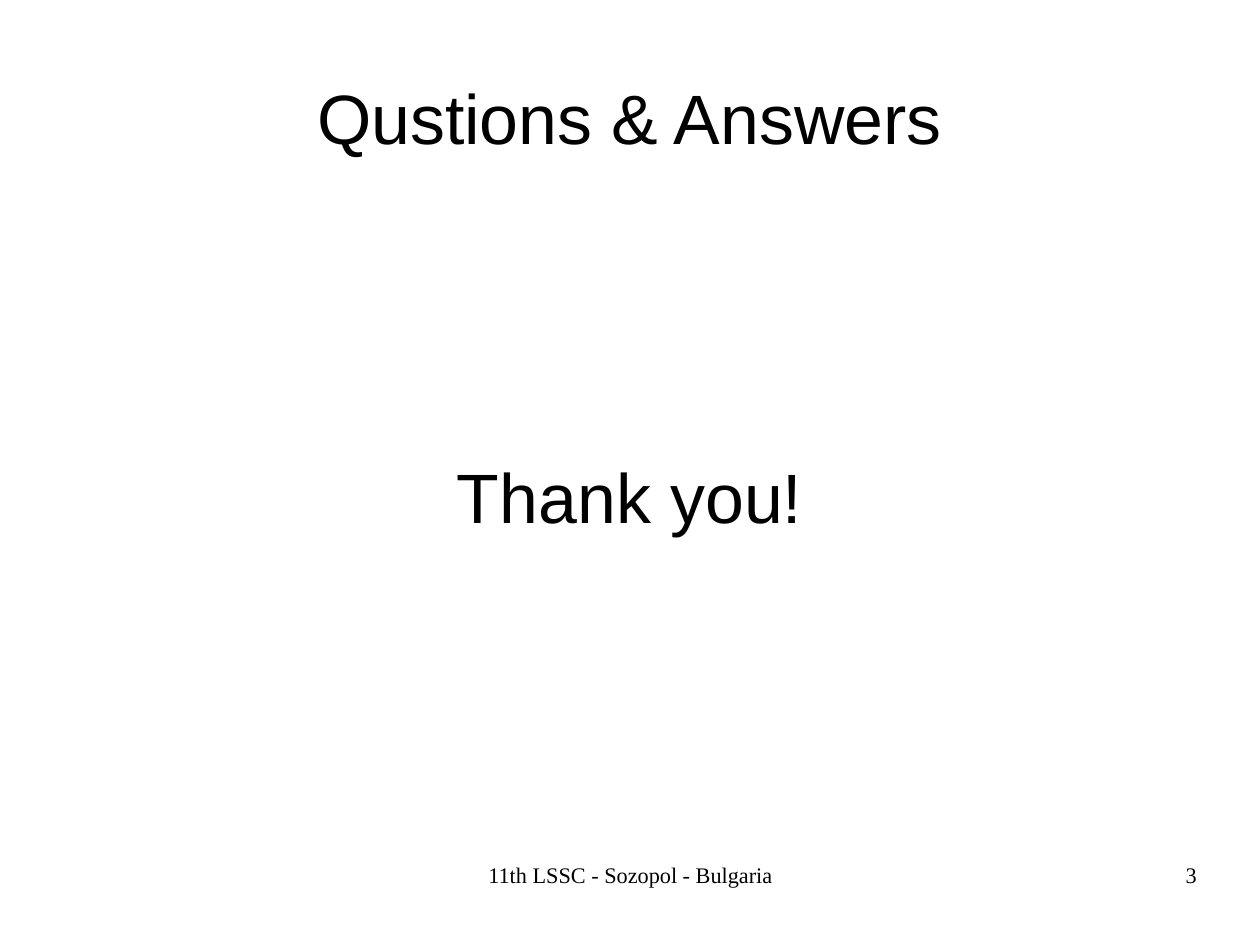
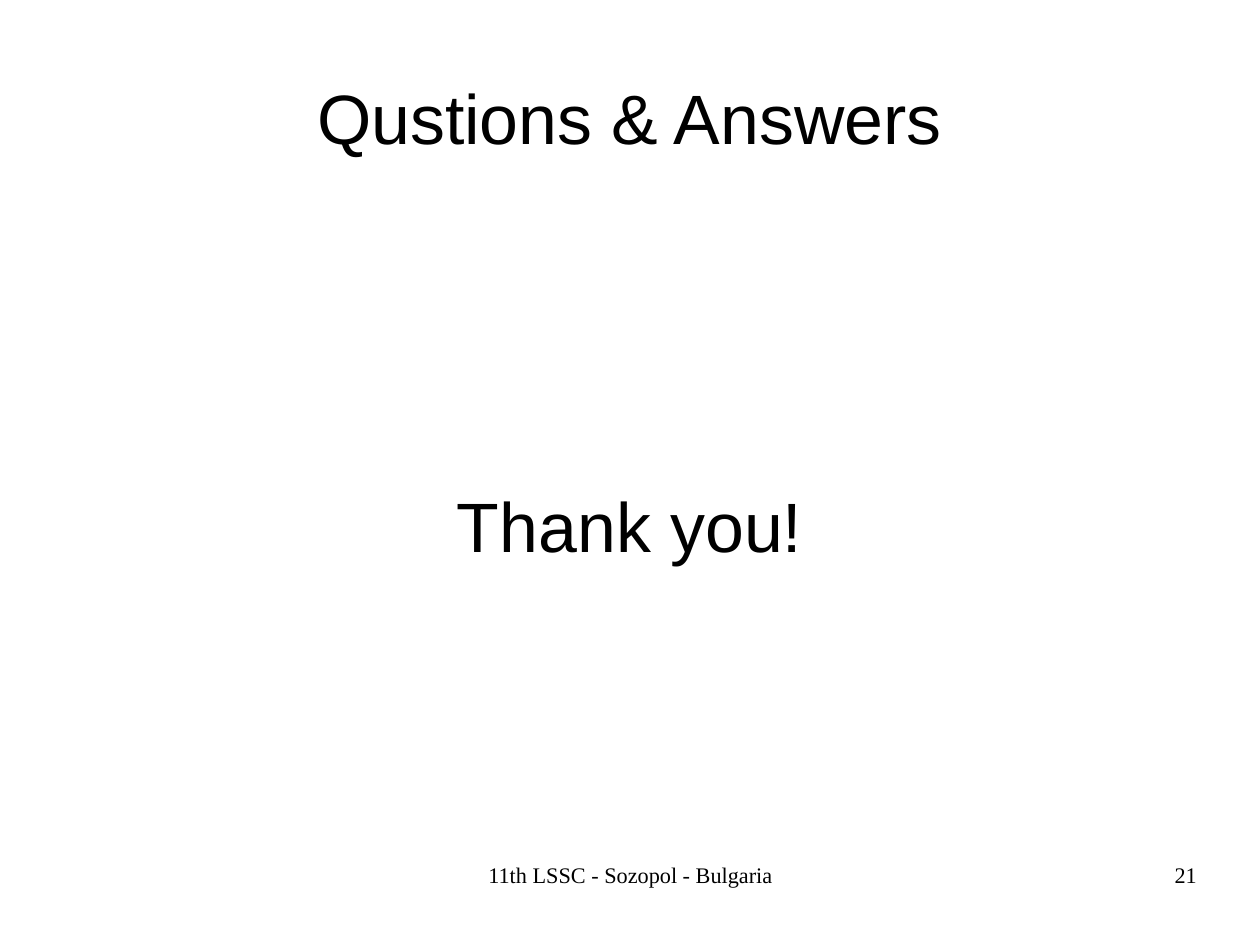
Before and after one commit to TodorBalabanov/Large-Scale-Scientific-Computations-2017, a slide deck: slide 21 of 2dOptimalCuttingWithPopulationBasedAlgorithms.odp (slide 3 before the commit). Drawn at 1260x945 pixels with LibreOffice and Linux fonts; fonts in the diff are those of the drawing; background and template pictures are left out. Boxes give left, top, right and bottom in pixels: in the first picture for what was removed or moved away, otherwise in the second. Text is boxed around its words. In the diff, an @@ line names an element or a change of style, - is before the commit and + after.

```diff
--- a/2dOptimalCuttingWithPopulationBasedAlgorithms.odp
+++ b/2dOptimalCuttingWithPopulationBasedAlgorithms.odp
@@ subtitle "Thank you!": place and size @@
-subtitle "Thank you!" at (457, 472, 802, 536)
+subtitle "Thank you!" at (457, 501, 802, 566)
@@ page number at (1175, 868, 1197, 883): text changed @@
-3
+21
```
Also in this commit, not shown: 2 other slides changed, 18 slides added, 1 other file.
